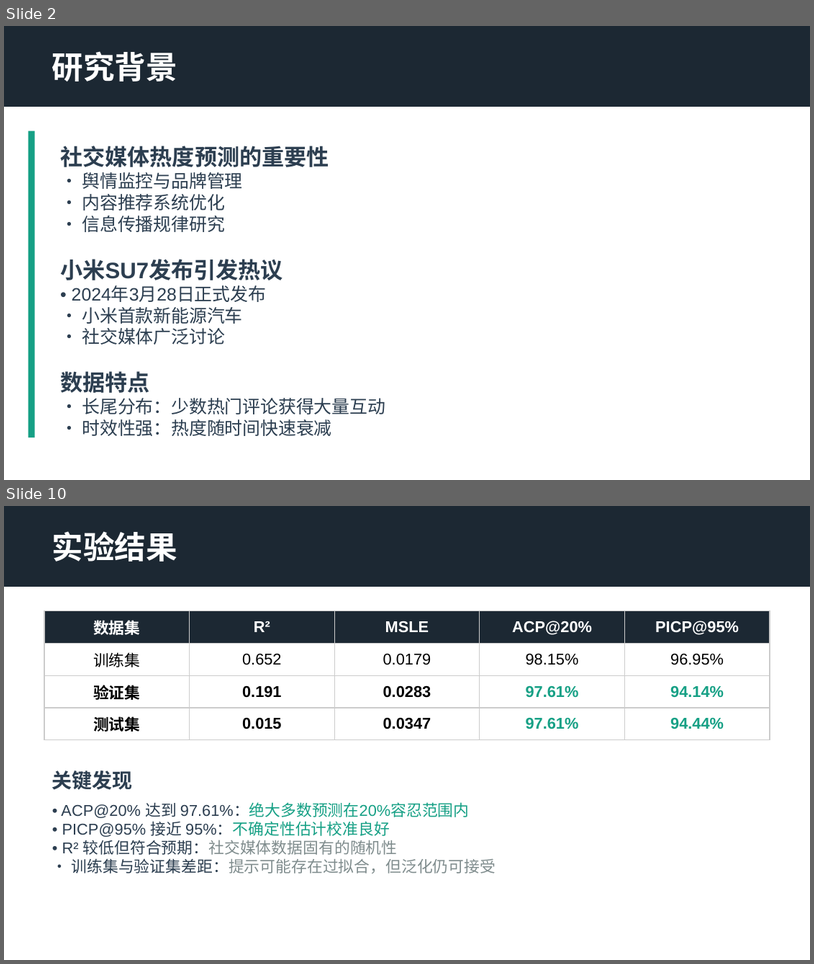
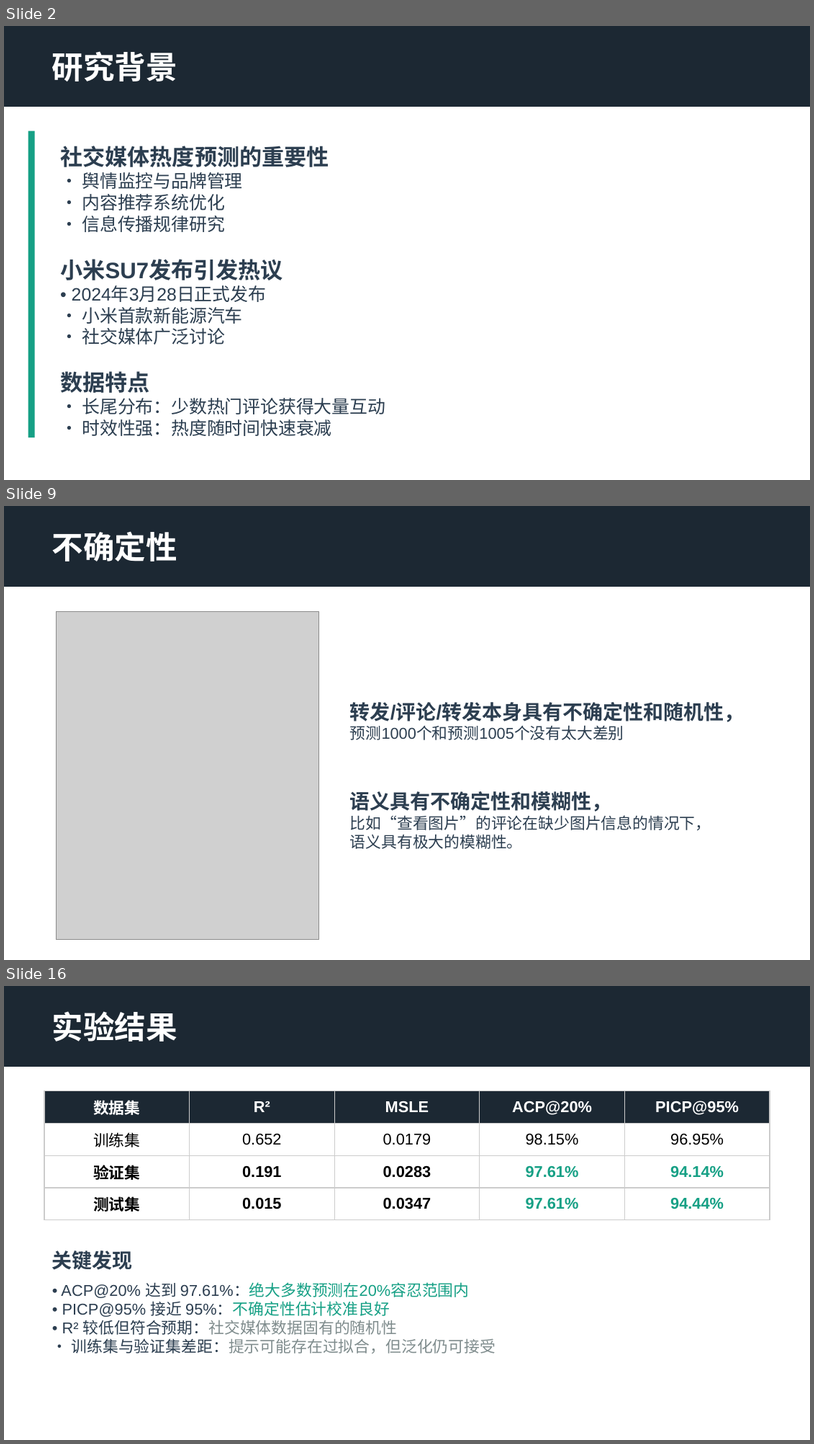
Before and after one commit to LJK666666666/LLM_SU7, a slide deck: presentation/presentation.pptx. Shown one above the other, each under a label of ours: slides 2 and 10 before the commit, slides 2, 9 and 16 after it; the slides between them are not shown. The pictures are 814x964 and 814x1444 pixels, drawn with LibreOffice and Linux fonts; fonts in the diff are those of the drawing; grey boxes stand for pictures. Boxes give left, top, right and bottom in pixels: in the first picture for what was removed or moved away, otherwise in the second. Text is boxed around its words. In the diff, an @@ line names an element or a change of style, - is before the commit and + after.

```diff
--- a/presentation/presentation.pptx
+++ b/presentation/presentation.pptx
@@ slide 9 added at (x1=4, y1=506, x2=810, y2=960), background #FFFFFF @@
@@ rectangle added at (x1=4, y1=506, x2=810, y2=587), fill #1C2833 @@
@@ text added at (x1=52, y1=531, x2=178, y2=561), 28 pt, text #FFFFFF, bold @@
+不确定性
@@ picture added at (x1=57, y1=612, x2=319, y2=940) @@
@@ text added at (x1=350, y1=702, x2=745, y2=740), 18 pt, text #2C3E50, bold @@
+转发/评论/转发本身具有不确定性和随机性，
+预测1000个和预测1005个没有太大差别
@@ text added at (x1=350, y1=791, x2=712, y2=849), 14 pt, text #2C3E50 @@
+语义具有不确定性和模糊性，
+比如“查看图片”的评论在缺少图片信息的情况下，
+语义具有极大的模糊性。
@@ what was slide 10 is now slide 16 @@
```
Also in this commit, not shown: 8 slides changed, 5 other slides added, 3 other files.
